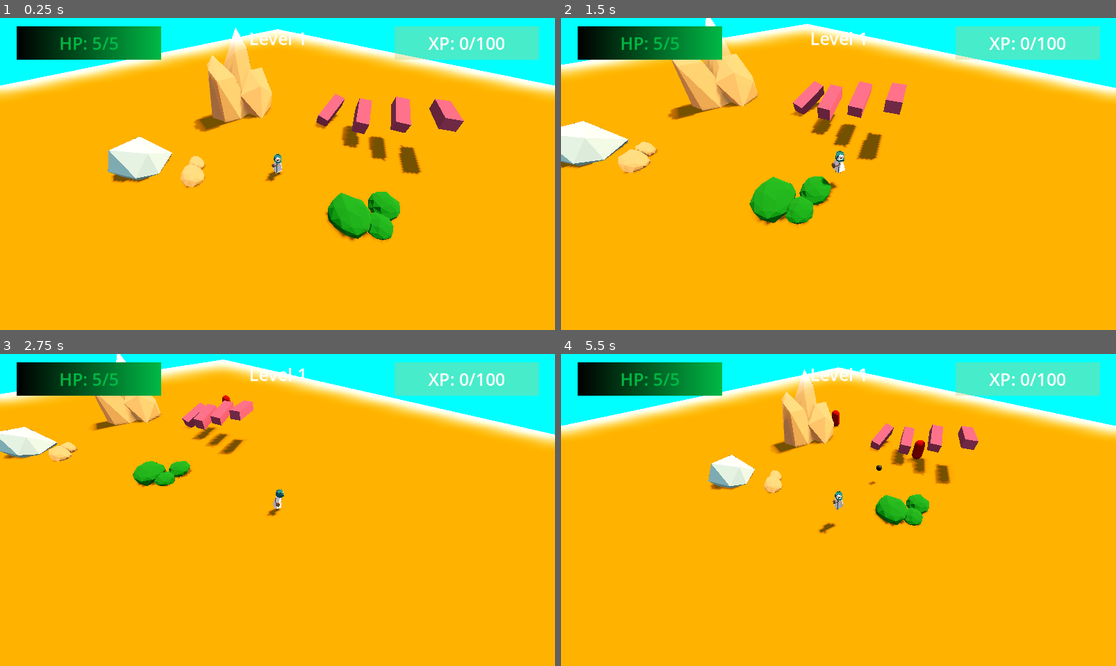
Above: before the commit, frames 1-4 (two rows, left to right).
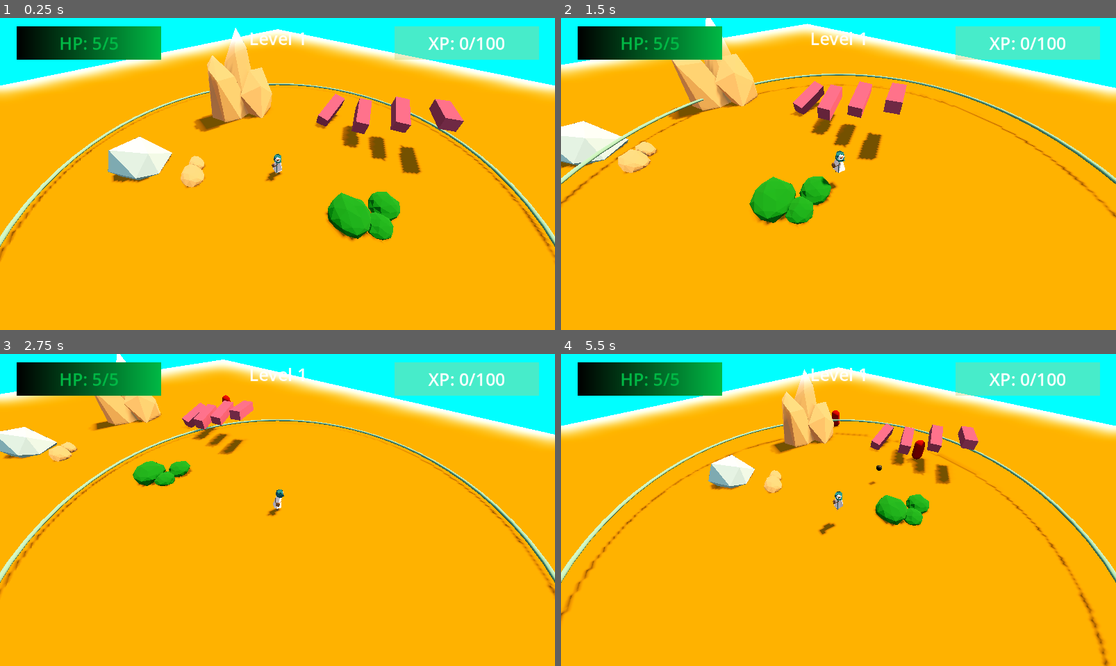
Above: after the commit, the same moments.

Repository: DeepRestGames/EcoDungeon
Game: Godot game, scene res://scenes/PrototypeScene_Weapons_01.tscn
The game is run twice, just before and just after one commit, with the same random seed, the same clock (stepped at 60 frames per second) and the same inputs. A sky picture missing from this copy of the repository is replaced by a grey-blue gradient.
Inputs (mouse positions are in pixels of both pictures, inside the frame that each line leads up to):
- Up to frame 1 (0.25 s): no input
- Up to frame 2 (1.5 s): tap Enter at 0.5 s; move the mouse to (960, 158) at 0.52 s; hold D (move_right) 0.53-1.28 s; tap Space (spacebar) at 0.6 s; move the mouse to (727, 189) at 1.27 s; hold S (move_down) from 1.28 s (still down); tap Mouse wheel up (zoom_in) at 1.35 s
- Up to frame 3 (2.75 s): move the mouse to (333, 441) at 2.02 s; release S (move_down) at 2.03 s; hold D (move_right) from 2.03 s (still down); hold Mouse wheel down (zoom_out) from 2.03 s (still down)
- Up to frame 4 (5.5 s): move the mouse to (810, 572) at 2.77 s; release D (move_right) at 2.78 s; release Mouse wheel down (zoom_out) at 2.78 s; hold W (move_up) 2.78-3.53 s; tap Space (spacebar) at 2.85, 5.1 s; move the mouse to (1005, 556) at 3.52 s; hold Mouse wheel up (zoom_in) 3.53-4.28 s; hold A (move_left) 3.53-5.03 s; move the mouse to (672, 463) at 4.27 s; tap Mouse wheel down (zoom_out) at 4.35 s; move the mouse to (866, 510) at 5.02 s; hold S (move_down) from 5.03 s (still down)

The runs differ from the first frame. In frame 1, 1.5% of the frame differs, in the area x 0-100%, y 20-79%; in frame 2, 1.4%; in frame 3, 1.6%; in frame 4, 1.8%, in the area x 0-100%, y 20-100%.

Commit message:
A bit of fixing and balancing, now powerups are actually working right

Diff:
--- a/resources/powerups/PowerupCooldown.tres
+++ b/resources/powerups/PowerupCooldown.tres
@@ -4,13 +4,13 @@
 
 [resource]
 script = ExtResource("1_1q5tw")
-fire_cooldown_modifier_value = 2.0
-fire_cooldown_modifier_type = 2
+fire_cooldown_modifier_value = 0.1
+fire_cooldown_modifier_type = 1
 projectile_lifetime_modifier_value = 0.0
 projectile_lifetime_modifier_type = 0
 projectile_velocity_modifier_value = 0.0
 projectile_velocity_modifier_type = 0
 range_modifier_value = 0.0
 range_modifier_type = 0
-damage_modifier_value = 3.0
-damage_modifier_type = 0
+damage_modifier_value = 0.2
+damage_modifier_type = 1
--- a/resources/powerups/PowerupDamage.tres
+++ b/resources/powerups/PowerupDamage.tres
@@ -4,13 +4,13 @@
 
 [resource]
 script = ExtResource("1_a02b8")
-fire_cooldown_modifier_value = 2.0
-fire_cooldown_modifier_type = 2
+fire_cooldown_modifier_value = 0.0
+fire_cooldown_modifier_type = 0
 projectile_lifetime_modifier_value = 0.0
 projectile_lifetime_modifier_type = 0
 projectile_velocity_modifier_value = 0.0
 projectile_velocity_modifier_type = 0
 range_modifier_value = 0.0
 range_modifier_type = 0
-damage_modifier_value = 3.0
+damage_modifier_value = 0.5
 damage_modifier_type = 0
--- a/resources/powerups/PowerupRange.tres
+++ b/resources/powerups/PowerupRange.tres
@@ -10,7 +10,7 @@
 projectile_lifetime_modifier_type = 0
 projectile_velocity_modifier_value = 0.0
 projectile_velocity_modifier_type = 0
-range_modifier_value = 0.0
+range_modifier_value = 5.0
 range_modifier_type = 0
 damage_modifier_value = 0.0
 damage_modifier_type = 0
--- a/resources/powerups/PowerupShotgun.tres
+++ b/resources/powerups/PowerupShotgun.tres
@@ -4,7 +4,7 @@
 
 [resource]
 script = ExtResource("1_bh262")
-fire_cooldown_modifier_value = 0.0
+fire_cooldown_modifier_value = 0.1
 fire_cooldown_modifier_type = 0
 projectile_lifetime_modifier_value = 0.0
 projectile_lifetime_modifier_type = 0
@@ -12,5 +12,5 @@
 projectile_velocity_modifier_type = 0
 range_modifier_value = 3.0
 range_modifier_type = 3
-damage_modifier_value = 3.0
+damage_modifier_value = 2.5
 damage_modifier_type = 2
--- a/scenes/player/Player.tscn
+++ b/scenes/player/Player.tscn
@@ -432,7 +432,7 @@
 bones/3/rest = Transform3D(1, 0, 0, 0, 1, 0, 0, 0, 1, 0, 1.78706, 0)
 bones/3/enabled = true
 bones/3/position = Vector3(0, 1.78706, 0)
-bones/3/rotation = Quaternion(-0.0428601, 0.00859898, 0.0130043, 0.998959)
+bones/3/rotation = Quaternion(-0.0512385, 0.00963284, 0.0145678, 0.998534)
 bones/3/scale = Vector3(1, 1, 1)
 bones/4/name = "upperleg.L"
 bones/4/parent = 0
@@ -569,7 +569,6 @@
 
 [node name="BaseWeapon" parent="." node_paths=PackedStringArray("player") instance=ExtResource("7_ls78v")]
 player = NodePath("..")
-base_damage = 1.0
 
 [node name="InvincibilityFramesTimer" type="Timer" parent="."]
 wait_time = 0.5
@@ -582,5 +581,3 @@
 [connection signal="health_change" from="." to="UI" method="_on_player_health_change"]
 [connection signal="level_up" from="PlayerExperience" to="UI" method="_on_player_experience_level_up"]
 [connection signal="xp_change" from="PlayerExperience" to="UI" method="_on_player_experience_xp_change"]
-
-[editable path="BaseWeapon"]
--- a/scenes/weapons/BaseWeapon.tscn
+++ b/scenes/weapons/BaseWeapon.tscn
@@ -24,7 +24,6 @@
 script = ExtResource("1_ilb8w")
 
 [node name="WeaponRangeArea" type="Area3D" parent="."]
-visible = false
 collision_layer = 0
 collision_mask = 4
 script = ExtResource("2_7qw5b")
@@ -36,7 +35,6 @@
 
 [node name="DEBUG_range" type="MeshInstance3D" parent="WeaponRangeArea"]
 transform = Transform3D(1, 0, 0, 0, 1, 0, 0, 0, 1, 0, 0.368022, 0)
-visible = false
 mesh = SubResource("TorusMesh_ghhmf")
 
 [node name="FireCooldown" type="Timer" parent="."]
--- a/scripts/enemy/EnemyBase.gd
+++ b/scripts/enemy/EnemyBase.gd
@@ -14,11 +14,11 @@
 @onready var damage_number_3d_template = preload("res://scenes/weapons/DamageNumber3D.tscn")
 @onready var xp_shard_template = preload("res://scenes/objects/XpPickup.tscn")
 # Combat variables
-@export var max_hp: int = 5
-var current_hp: int = max_hp:
+@export var max_hp: float = 5.0
+var current_hp: float = max_hp:
 	set(value):
 		current_hp = clamp(value, 0, max_hp)
-const DAMAGE: int = 1
+const DAMAGE: float = 1
 
 # Damage number variables
 @export var dmg_label_height: float = 10
@@ -39,7 +39,7 @@
 	if collision and collision.get_collider() is Player:
 		player.take_damage(DAMAGE)
 
-func take_damage(damage: int):
+func take_damage(damage: float):
 	current_hp -= damage
 	show_damage(damage)
 
--- a/scripts/weapons/BaseWeapon.gd
+++ b/scripts/weapons/BaseWeapon.gd
@@ -1,32 +1,44 @@
 class_name BaseWeapon
 extends Node3D
 
+const MIN_DAMAGE: float = 0.1
+const MAX_DAMAGE: float = 100.0
+const MIN_LIFETIME: float = 0.001
 const MAX_LIFETIME: float = 10.0
+const MIN_VELOCITY: float = 1.0
 const MAX_VELOCITY: float = 100.0
+const MIN_RANGE: float = 1.0
 const MAX_RANGE: float = 100.0
+const MIN_COOLDOWN: float = 0.1
+const MAX_COOLDOWN: float = 5.0
 
 @export var player: Player
 
 # --- Shooting variables ---
 @onready var fire_cooldown_timer = $FireCooldown
+@onready var weapon_range_collider = $WeaponRangeArea/WeaponRangeCollider
 @onready var bullet_instance = preload("res://scenes/weapons/Projectile.tscn")
 # NOTE: get/set allow to modify ways in which we act on vars
 # This set makes it so values are clamped when changed
 
-@export var base_damage: float = 3.0
-var current_damage: float
+@export var base_damage: float = 1.0
+var current_damage: float:
+	set(value):
+		current_damage = clamp(value, MIN_DAMAGE, MAX_DAMAGE)
 @export var projectile_lifetime: float = 2.0:
 	set(value):
-		projectile_lifetime = clamp(value, 0.001, MAX_LIFETIME)
+		projectile_lifetime = clamp(value, MIN_LIFETIME, MAX_LIFETIME)
 @export var projectile_velocity: float = 20.0:
 	set(value):
-		projectile_velocity = clamp(value, 1, MAX_VELOCITY)
+		projectile_velocity = clamp(value, MIN_VELOCITY, MAX_VELOCITY)
 @export var weapon_range: float = 15.0:
 	set(value):
-		weapon_range = clamp(value, 1, MAX_RANGE)
+		weapon_range = clamp(value, MIN_RANGE, MAX_RANGE)
+		weapon_range_collider.update_range()
 @export var fire_cooldown: float = 0.4:
 	set(value):
-		fire_cooldown_timer.wait_time = value
+		fire_cooldown = clamp(value, MIN_COOLDOWN, MAX_COOLDOWN)
+		fire_cooldown_timer.wait_time = fire_cooldown
 
 
 func _ready():
--- a/scripts/weapons/WeaponRangeCollider.gd
+++ b/scripts/weapons/WeaponRangeCollider.gd
@@ -7,6 +7,10 @@
 
 
 func _ready():
+	update_range()
+
+
+func update_range():
 	var radius = base_weapon.weapon_range
 	self.shape.radius = radius
 	# -- DEBUG ONLY --
--- a/scripts/weapons/powerups/WeaponPowerupSystem.gd
+++ b/scripts/weapons/powerups/WeaponPowerupSystem.gd
@@ -27,11 +27,11 @@
 	_apply_powerup_modifiers(powerup)
 
 	print("Added new powerup! New stats:\n")
-	print("Fire cooldown: " + str(base_weapon.fire_cooldown))
+	print("Damage: " + str(base_weapon.current_damage))
 	print("Projectile lifetime: " + str(base_weapon.projectile_lifetime))
 	print("Projectile velocity: " + str(base_weapon.projectile_velocity))
 	print("Range: " + str(base_weapon.weapon_range))
-	print("Damage: " + str(base_weapon.current_damage))
+	print("Fire cooldown: " + str(base_weapon.fire_cooldown))
 	print("-----------------------------------------------------------")
 
 
